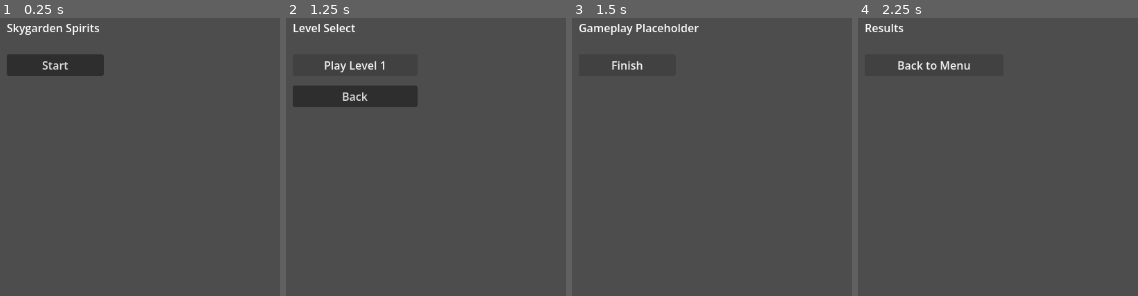
Above: before the commit, frames 1-4 (left to right).
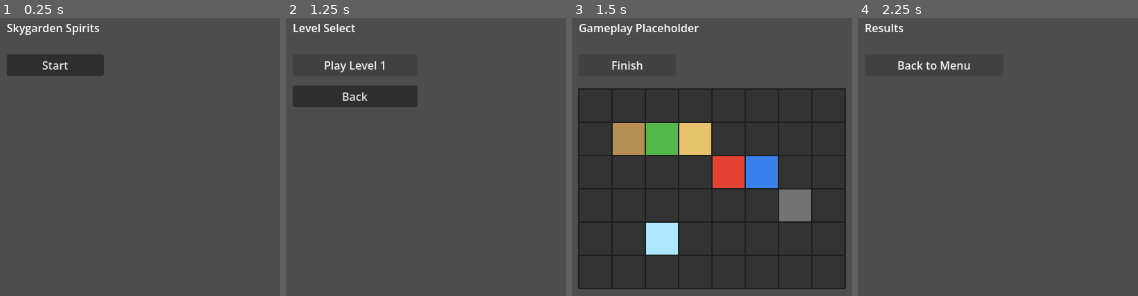
Above: after the commit, the same moments.

Repository: maab88/skygarden-spirits
Game: Godot game, scene res://scenes/menu/main_menu.tscn
The game is run twice, just before and just after one commit, with the same random seed, the same clock (stepped at 60 frames per second) and the same inputs. The project has no main scene, so this scene is started directly.
Inputs:
- Up to frame 1 (0.25 s): no input
- Up to frame 2 (1.25 s): click "Start" at 0.5 s
- Up to frame 3 (1.5 s): click "Play Level 1" at 1.25 s
- Up to frame 4 (2.25 s): click "Finish" at 2 s

Frames 1-2 are identical in both runs. In frame 3, 69% of the frame differs, in the area x 2-98%, y 25-98%; in frame 4, nothing differs.

Commit message:
Add simple board rendering with placeholder visuals

Diff:
--- a/scenes/gameplay/gameplay.tscn
+++ b/scenes/gameplay/gameplay.tscn
@@ -1,9 +1,14 @@
-[gd_scene format=3]
+[gd_scene load_steps=3 format=3]
 
 [ext_resource type="Script" path="res://scripts/gameplay/gameplay.gd" id="1"]
+[ext_resource type="Script" path="res://scripts/gameplay/board_renderer.gd" id="2"]
 
 [node name="Gameplay" type="Node2D"]
 script = ExtResource("1")
+
+[node name="BoardRenderer" type="Node2D" parent="."]
+position = Vector2(40, 140)
+script = ExtResource("2")
 
 [node name="GameplayLabel" type="Label" parent="."]
 offset_left = 40.0
--- /dev/null
+++ b/scripts/gameplay/board_renderer.gd
@@ -0,0 +1,50 @@
+class_name BoardRenderer
+extends Node2D
+
+@export var cell_size: int = 48
+@export var border_color: Color = Color(0.12, 0.12, 0.12, 1.0)
+
+var board_state: BoardState
+
+func set_board(new_board_state: BoardState) -> void:
+	board_state = new_board_state
+	queue_redraw()
+
+func refresh() -> void:
+	queue_redraw()
+
+func _draw() -> void:
+	if board_state == null:
+		return
+
+	for y in range(board_state.height):
+		for x in range(board_state.width):
+			var tile := board_state.get_cell(Vector2i(x, y))
+			var rect := Rect2(
+				Vector2(x * cell_size, y * cell_size),
+				Vector2(cell_size, cell_size)
+			)
+
+			draw_rect(rect, _get_tile_color(tile), true)
+			draw_rect(rect, border_color, false, 2.0)
+
+func _get_tile_color(tile: int) -> Color:
+	match tile:
+		TileState.EMPTY:
+			return Color(0.2, 0.2, 0.2, 1.0)
+		TileState.CROP_DRY:
+			return Color(0.72, 0.56, 0.32, 1.0)
+		TileState.CROP_GROWING:
+			return Color(0.32, 0.72, 0.28, 1.0)
+		TileState.CROP_HARVESTED:
+			return Color(0.9, 0.76, 0.42, 1.0)
+		TileState.FIRE:
+			return Color(0.9, 0.26, 0.2, 1.0)
+		TileState.WATER:
+			return Color(0.22, 0.5, 0.92, 1.0)
+		TileState.ROCK:
+			return Color(0.45, 0.45, 0.45, 1.0)
+		TileState.ICE:
+			return Color(0.68, 0.9, 1.0, 1.0)
+		_:
+			return Color(1.0, 0.0, 1.0, 1.0)
--- a/scripts/gameplay/gameplay.gd
+++ b/scripts/gameplay/gameplay.gd
@@ -1,9 +1,30 @@
 extends Node2D
 
 @onready var finish_button: Button = $FinishButton
+@onready var board_renderer: BoardRenderer = $BoardRenderer
+
+var board_state: BoardState
 
 func _ready() -> void:
 	finish_button.pressed.connect(_on_finish_button_pressed)
+	_create_sample_board()
+	board_renderer.set_board(board_state)
+	_run_simple_update_test()
 
 func _on_finish_button_pressed() -> void:
 	get_tree().change_scene_to_file("res://scenes/ui/results.tscn")
+
+func _create_sample_board() -> void:
+	board_state = BoardState.new(8, 6, TileState.EMPTY)
+	board_state.set_cell(Vector2i(1, 1), TileState.CROP_DRY)
+	board_state.set_cell(Vector2i(2, 1), TileState.CROP_GROWING)
+	board_state.set_cell(Vector2i(3, 1), TileState.CROP_HARVESTED)
+	board_state.set_cell(Vector2i(4, 2), TileState.FIRE)
+	board_state.set_cell(Vector2i(5, 2), TileState.WATER)
+	board_state.set_cell(Vector2i(6, 3), TileState.ROCK)
+	board_state.set_cell(Vector2i(2, 4), TileState.ICE)
+
+func _run_simple_update_test() -> void:
+	await get_tree().create_timer(1.0).timeout
+	board_state.set_cell(Vector2i(4, 2), TileState.WATER)
+	board_renderer.refresh()
